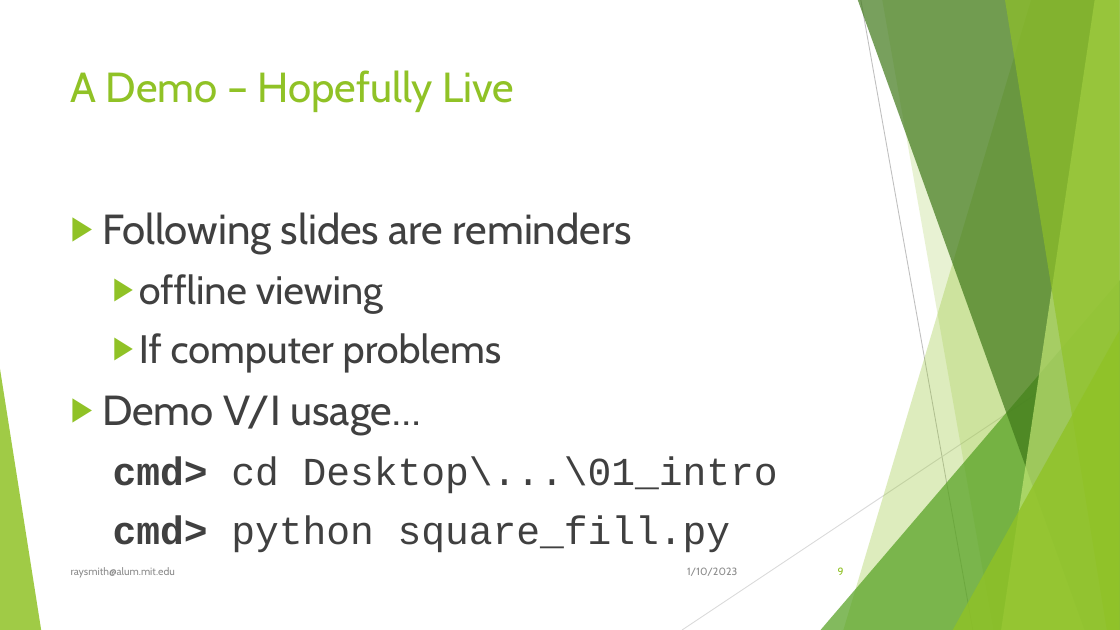
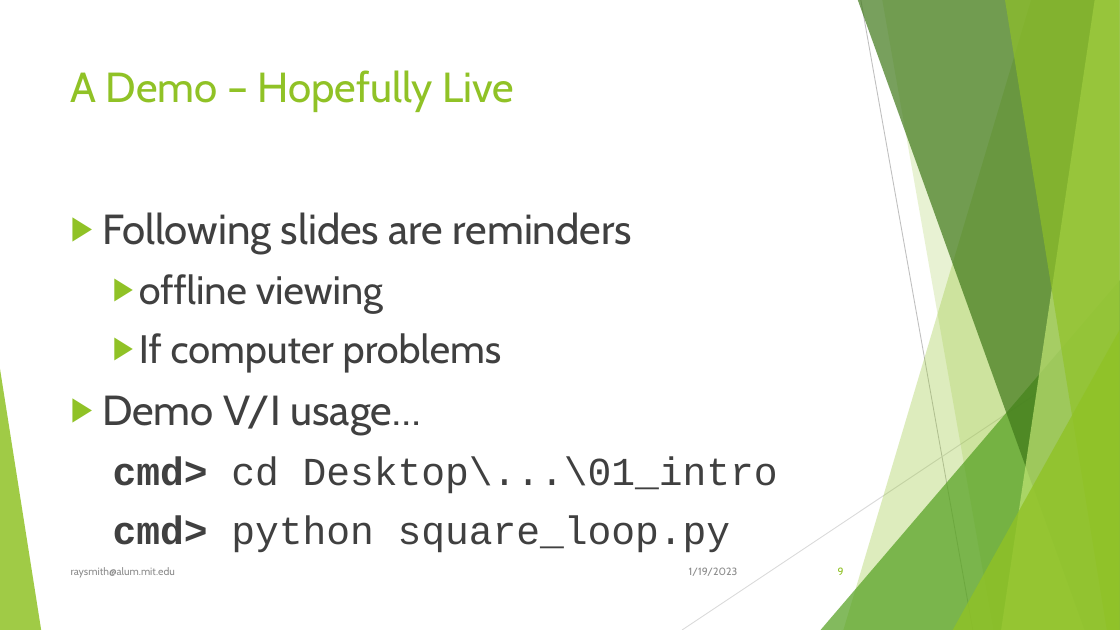
Before and after one commit to raysmith619/Introduction-To-Programming, a slide deck: slide 9 of Docs/ForTheBlind/Visually Imparied Introduction.pptx. Drawn at 1120x630 pixels with LibreOffice and Linux fonts; fonts in the diff are those of the drawing. Boxes give left, top, right and bottom in pixels: in the first picture for what was removed or moved away, otherwise in the second. Text is boxed around its words. In the diff, an @@ line names an element or a change of style, - is before the commit and + after.

```diff
--- a/Docs/ForTheBlind/Visually Imparied Introduction.pptx
+++ b/Docs/ForTheBlind/Visually Imparied Introduction.pptx
@@ text at (113,515,731,553): text changed @@
-  cmd> python square_fill.py
+  cmd> python square_loop.py
@@ text at (689,567,738,576): text changed @@
-1/10/2023
+1/19/2023
```
Also in this commit, not shown: 19 other slides changed, 15 slides added.
